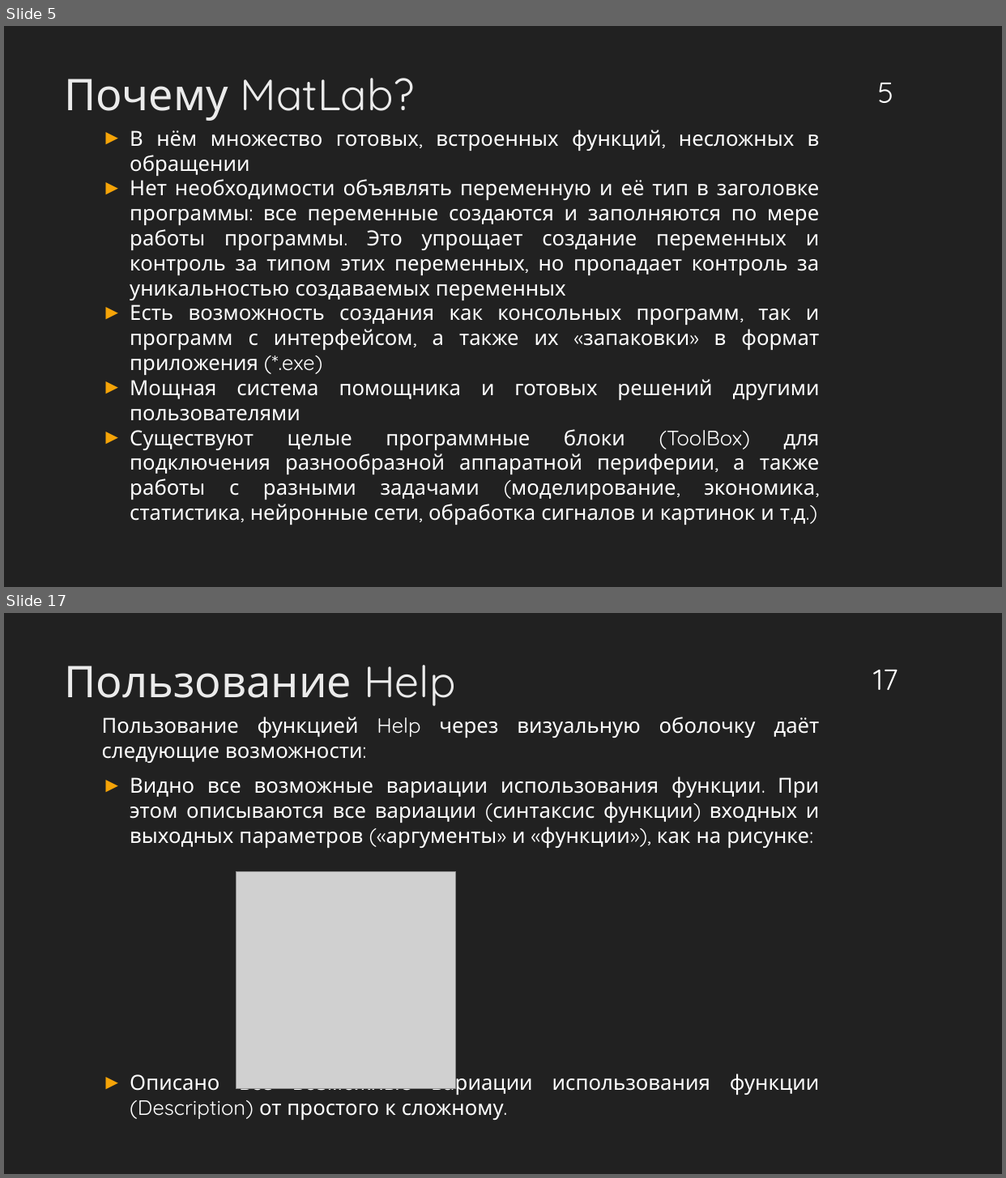
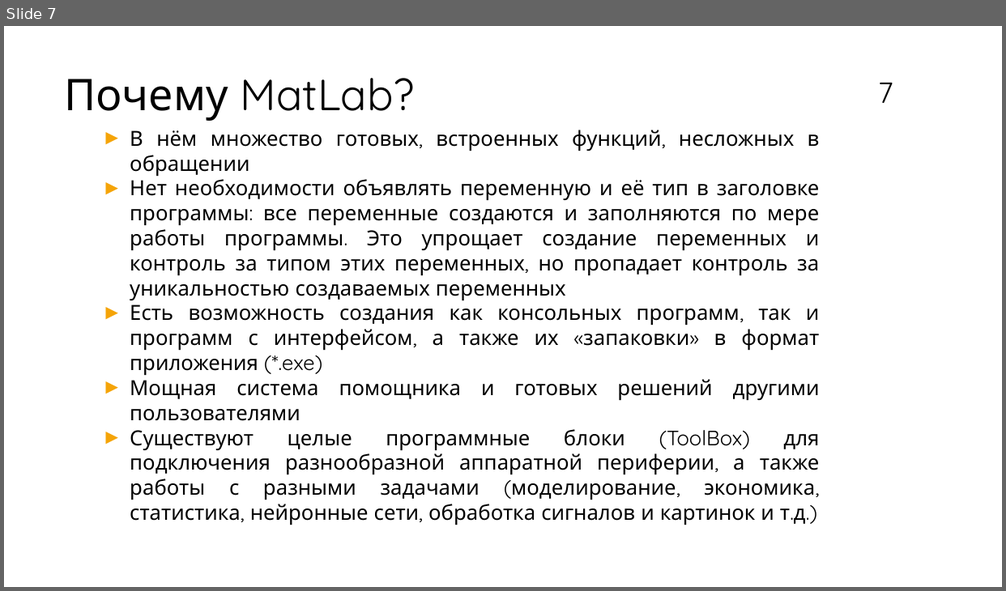
Before and after one commit to vsevernov/calculation-methods, a slide deck: 2023-2024/lectures/Лекция по MatLab №1.pptx. Shown one above the other, each under a label of ours: slides 5 and 17 before the commit, slide 7 after it; the slides between them are not shown. The pictures are 1006x1178 and 1006x591 pixels, drawn with LibreOffice and Linux fonts; fonts in the diff are those of the drawing; grey boxes stand for pictures. Boxes give left, top, right and bottom in pixels: in the first picture for what was removed or moved away, otherwise in the second. Text is boxed around its words. In the diff, an @@ line names an element or a change of style, - is before the commit and + after.

```diff
--- a/2023-2024/lectures/Лекция по MatLab №1.pptx
+++ b/2023-2024/lectures/Лекция по MatLab №1.pptx
@@ slide 17 removed at [4,613,1002,1174], background #212121 @@
@@ text removed at [64,665,456,706] @@
-Пользование Help
@@ page number removed at [873,670,898,690] @@
-17
@@ text removed at [102,717,820,1120] @@
-Пользование функцией Help через визуальную оболочку даёт следующие возможности:
-► Видно все возможные вариации использования функции. При этом описываются все вариации (синтаксис функции) входных и выходных параметров («аргументы» и «функции»), как на рисунке:
-► Описано все возможные вариации использования функции (Description) от простого к сложному.
@@ picture removed at [236,872,455,1089] @@
@@ what was slide 5 is now slide 7 @@
@@ slide 7 changed as well @@
@@ background #212121 to #FFFFFF @@
@@ text "Почему MatLab?" at [64,78,415,121]: text colour #EBEBEB to #000000 @@
@@ page number at [878,83,893,103]: text changed; text colour #FFFFFF to #000000 @@
-5
+7
@@ text "В нём множество готовых, встроенных ..." at [130,130,820,525]: text colour #FFFFFF to #000000 @@
```
Also in this commit, not shown: 5 other slides changed, 2 slides added, 14 other slides removed.
